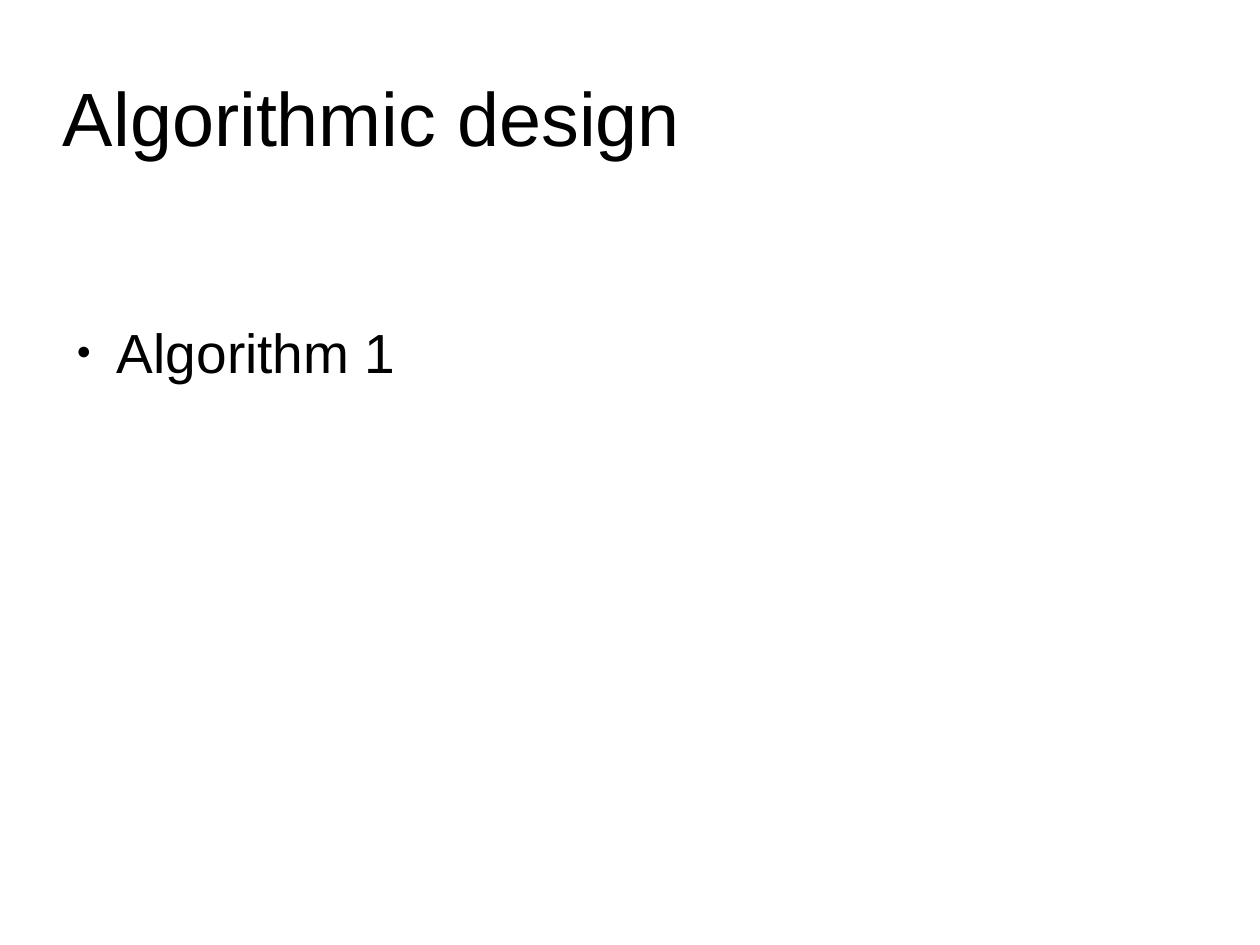
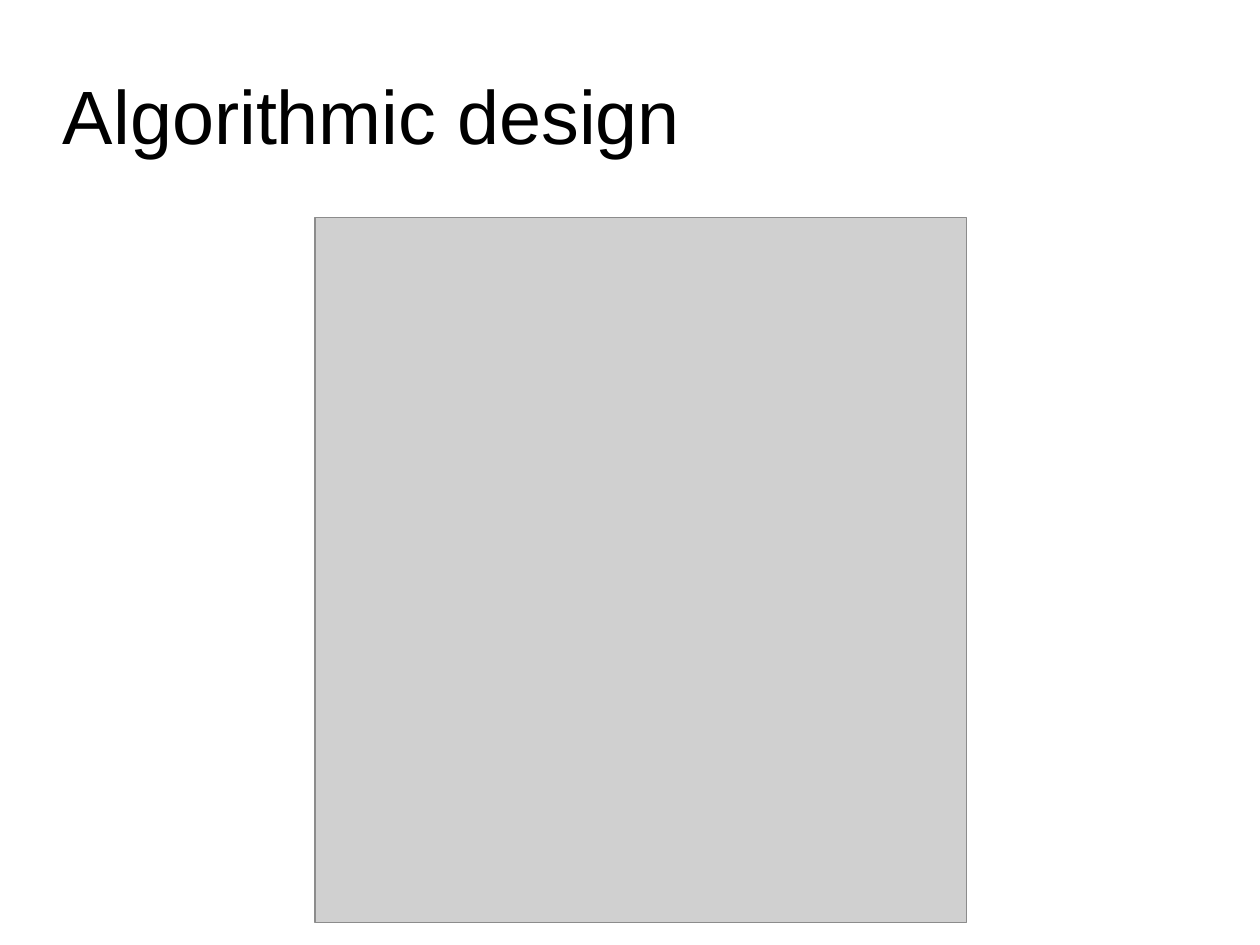
Before and after one commit to laodice/IMT3591_Artificial_Intelligence, a slide deck: slide 5 of Presentation/Smart-Car-Presentation-2.odp. Drawn at 1260x945 pixels with LibreOffice and Linux fonts; fonts in the diff are those of the drawing; grey boxes stand for pictures; background and template pictures are left out. Boxes give left, top, right and bottom in pixels: in the first picture for what was removed or moved away, otherwise in the second. Text is boxed around its words. In the diff, an @@ line names an element or a change of style, - is before the commit and + after.

```diff
--- a/Presentation/Smart-Car-Presentation-2.odp
+++ b/Presentation/Smart-Car-Presentation-2.odp
@@ picture added at box(316, 217, 967, 923) @@
@@ text removed at box(117, 333, 396, 383) @@
-● Algorithm 1
```
Also in this commit, not shown: 1 other slide changed, 5 other files.
